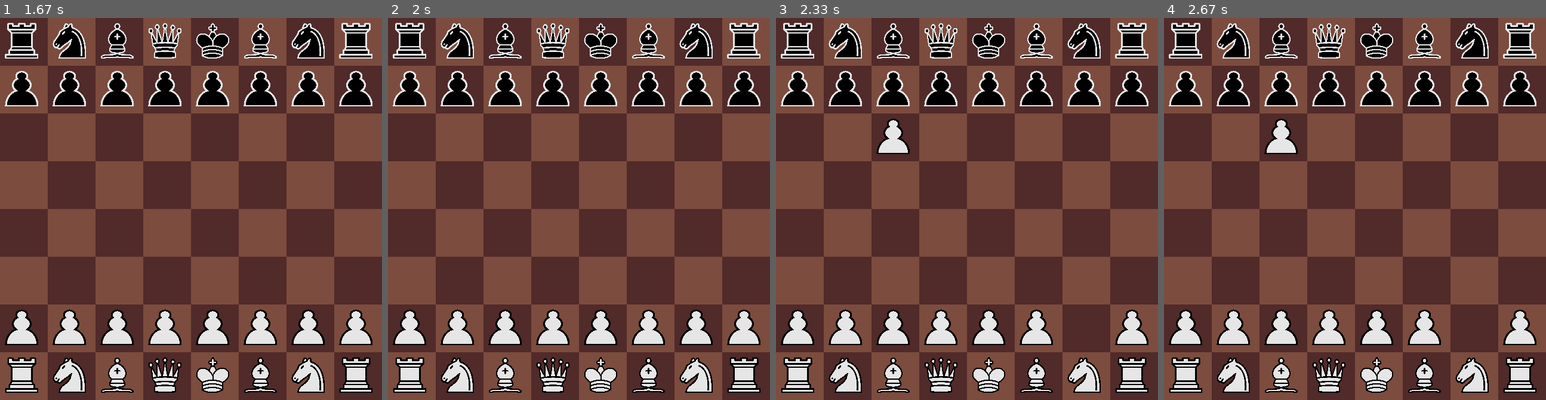
Above: before the commit, frames 1-4 (left to right).
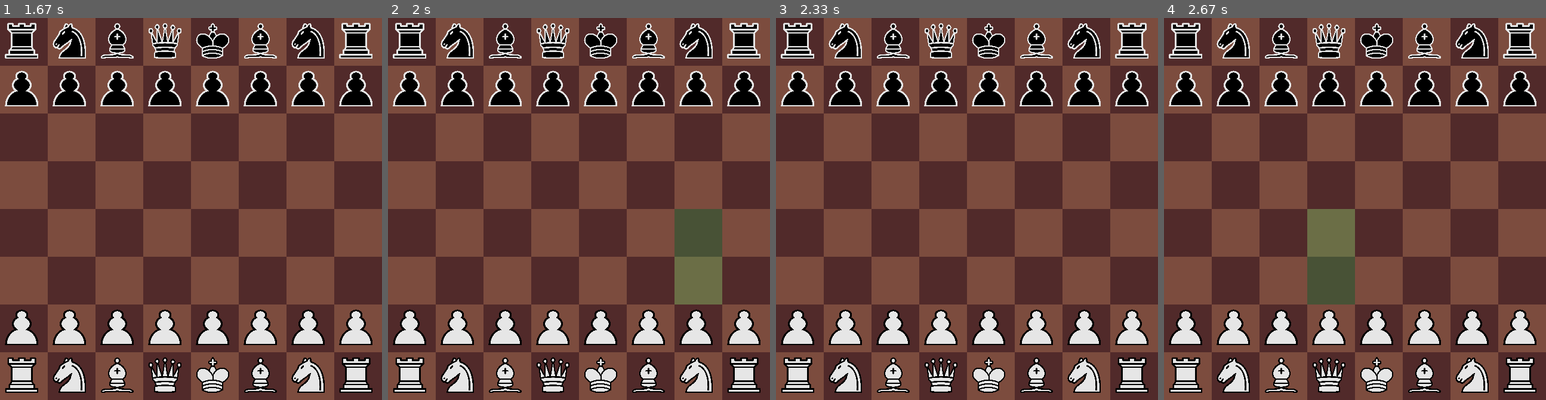
Above: after the commit, the same moments.

Repository: PrathamLalwani/PygameChess
Game: pygame game, started from main.py
The game is run twice, just before and just after one commit, with the same random seed, the same clock (stepped at 60 frames per second) and the same inputs.
Inputs (mouse positions are in pixels of both pictures, inside the frame that each line leads up to):
- Up to frame 1 (1.67 s): click (191, 209) at 0.38 s
- Up to frame 2 (2 s): click (720, 342) at 1.72 s
- Up to frame 3 (2.33 s): click (875, 132) at 2.05 s
- Up to frame 4 (2.67 s): click (1335, 308) at 2.38 s

Frame 1 is identical in both runs. In frame 2, 3.1% of the frame differs, in the area x 75-88%, y 50-75%; in frame 3, 1.0%; in frame 4, 4.1%, in the area x 26-85%, y 26-86%.

Commit message:
added functional pieces

Diff:
--- a/GameState.py
+++ b/GameState.py
@@ -1,4 +1,4 @@
-from Piece import Piece
+import piece
 
 
 INIT_BOARD = [
@@ -15,10 +15,30 @@
 
 class GameState:
     def __init__(self) -> None:
-        self.board = [
-            [Piece(INIT_BOARD[row][column], (row, column)) for column in range(len(INIT_BOARD))]
-            for row in range(len(INIT_BOARD))
-        ]
+        self.board: list([piece.Piece]) = [[None for i in range(len(INIT_BOARD))] for j in range(len(INIT_BOARD))]
+        self.board[0][0] = piece.Rook(INIT_BOARD[0][0], (0, 0))
+        self.board[0][1] = piece.Knight(INIT_BOARD[0][1], (0, 1))
+        self.board[0][2] = piece.Bishop(INIT_BOARD[0][2], (0, 2))
+        self.board[0][3] = piece.Queen(INIT_BOARD[0][3], (0, 3))
+        self.board[0][4] = piece.King(INIT_BOARD[0][4], (0, 4))
+        self.board[0][5] = piece.Bishop(INIT_BOARD[0][5], (0, 5))
+        self.board[0][6] = piece.Knight(INIT_BOARD[0][6], (0, 6))
+        self.board[0][7] = piece.Rook(INIT_BOARD[0][7], (0, 7))
+        self.board[1] = [piece.Pawn(INIT_BOARD[1][column], (1, column)) for column in range(len(INIT_BOARD))]
+        for i in range(2, 6):
+            self.board[i] = [piece.Piece("--", (i, column)) for column in range(len(INIT_BOARD))]
+
+        self.board[7][0] = piece.Rook(INIT_BOARD[7][0], (7, 0))
+        self.board[7][1] = piece.Knight(INIT_BOARD[7][1], (7, 1))
+        self.board[7][2] = piece.Bishop(INIT_BOARD[7][2], (7, 2))
+        self.board[7][3] = piece.Queen(INIT_BOARD[7][3], (7, 3))
+        self.board[7][4] = piece.King(INIT_BOARD[7][4], (7, 4))
+        self.board[7][5] = piece.Bishop(INIT_BOARD[7][5], (7, 5))
+        self.board[7][6] = piece.Knight(INIT_BOARD[7][6], (7, 6))
+        self.board[7][7] = piece.Rook(INIT_BOARD[7][7], (7, 7))
+
+        self.board[6] = [piece.Pawn(INIT_BOARD[6][column], (6, column)) for column in range(len(INIT_BOARD))]
+
         self.whiteMove = True
         self.moveLog = []
         self.whiteCanCastle = True
@@ -27,16 +47,28 @@
         self.blackScore = 0
         self.blackInCheck = False
         self.whiteInCheck = False
+        self.generateMoves()
 
     def checkPiece(self, row, column):
         return not self.board[row][column].emptyTile
 
-    def makeMove(self, initial, final):
-        piece = self.board[initial[0]][initial[1]]
-        self.board[initial[0]][initial[1]] = Piece("--", (initial[0], initial[1]))
-        piece.updatePos((final[0], final[1]))
-        self.board[final[0]][final[1]] = piece
-        self.moveLog.append(Move(piece, initial, final))
+    def makeMove(self, pieceSelected: piece.Piece, final):
+        initial = pieceSelected.currentPos
+        if final in pieceSelected.movesPossible:
+            self.board[initial[0]][initial[1]] = piece.Piece("--", (initial[0], initial[1]))
+            pieceSelected.updatePos((final[0], final[1]))
+            self.board[final[0]][final[1]] = pieceSelected
+            self.moveLog.append(Move(pieceSelected, initial, final))
+            self.generateMoves()
+            self.whiteMove = not self.whiteMove
+            return True
+        return False
+
+    def generateMoves(self):
+        for row in range(len(self.board)):
+            for column in range(len(self.board)):
+                self.board[row][column].clearMoves()
+                self.board[row][column].generateMoves(self.board)
 
 
 class Move:
--- a/Piece.py
+++ /dev/null
@@ -1,54 +0,0 @@
-PIECE_INFO = {"p": "pawn", "c": "king", "k": "knight", "q": "queen", "r": "rook", "b": "bishop"}
-
-
-class Piece:
-    def __init__(self, piece, position):
-        if piece == "--":
-            self.emptyTile = True
-        else:
-            self.piece = PIECE_INFO[piece[1]]
-            self.isWhite = False if piece[0] == "b" else True
-            self.currentPos = position
-            self.emptyTile = False
-            self.moveHistory = []
-        self.imageString = piece
-
-    def updatePos(self, position):
-        self.moveHistory.append(self.currentPos)
-        self.currentPos = position
-
-    def getMoves(self):
-        return []
-
-
-class Pawn(Piece):
-    def __init__(self, piece, position):
-        super().__init__(piece, position)
-
-    def getMoves(self, board):
-        if len(self.moveHistory) == 0:
-            (row, column) = self.currentPos
-            if self.isWhite:
-                return [(row - 1, column), (row - 2, column)]
-            else:
-                return [(row + 1, column), (row - 2, column)]
-
-
-class Rook(Piece):
-    def __init__(self, piece, position):
-        super().__init__(piece, position)
-
-
-class Bishop(Piece):
-    def __init__(self, piece, position):
-        super().__init__(piece, position)
-
-
-class King(Piece):
-    def __init__(self, piece, position):
-        super().__init__(piece, position)
-
-
-class Queen(Piece):
-    def __init__(self, piece, position):
-        super().__init__(piece, position)
--- a/main.py
+++ b/main.py
@@ -2,6 +2,7 @@
 import pygame as p
 import os
 from GameState import GameState
+from piece import Piece
 
 PIECES = {"br", "bk", "bb", "bq", "bc", "bp", "wr", "wk", "wb", "wq", "wc", "wp"}
 MAX_FPS = 30
@@ -35,19 +36,52 @@
                 screen.blit(BLACK_SQUARE, (column * SQUARE_SIZE, row * SQUARE_SIZE))
             else:
                 screen.blit(WHITE_SQUARE, (column * SQUARE_SIZE, row * SQUARE_SIZE))
+    drawPieces(screen)
+
+
+def drawPieces(screen):
+    board = GAME_STATE.board
+    for row in range(NSQUARE):
+        for column in range(NSQUARE):
             if board[row][column].imageString in IMAGES:
-                for (x, y) in board[row][column].getMoves():
-                    print('hey')
-                    screen.blit(
-                        p.draw.rect(
-                            p.Rect(column * SQUARE_SIZE, row * SQUARE_SIZE, SQUARE_SIZE, SQUARE_SIZE),
-                            p.Color("white"),
-                        ),
-                        (column * SQUARE_SIZE , row * SQUARE_SIZE )
-                    )
+                if board[row][column].isSelected:
+                    for (x, y) in board[row][column].movesPossible:
+                        image = p.Surface((SQUARE_SIZE, SQUARE_SIZE))
+                        image.set_alpha(50)
+                        image.fill((39, 251, 107))
+                        screen.blit(image, (y * SQUARE_SIZE, x * SQUARE_SIZE))
+
                 screen.blit(
-                    IMAGES[board[row][column].imageString], (column * SQUARE_SIZE + OFFSET, row * SQUARE_SIZE + OFFSET)
+                    IMAGES[board[row][column].imageString],
+                    (column * SQUARE_SIZE + OFFSET, row * SQUARE_SIZE + OFFSET),
                 )
+
+
+def handleMouseClick(e, pieceSelected: Piece, landingSelected):
+    position = e.pos
+    column = position[0] // SQUARE_SIZE
+    row = position[1] // SQUARE_SIZE
+    pieceClicked: Piece = GAME_STATE.board[row][column]
+    if not pieceSelected:
+        if not pieceClicked.emptyTile and GAME_STATE.whiteMove == pieceClicked.isWhite:
+            pieceSelected = pieceClicked
+            pieceSelected.selectPiece()
+    else:
+        if pieceSelected == pieceClicked:
+            pieceSelected.unselectPiece()
+            pieceSelected = ()
+        elif not pieceClicked.emptyTile and pieceSelected.isWhite == pieceClicked.isWhite:
+            pieceSelected.unselectPiece()
+            pieceSelected = pieceClicked
+            pieceSelected.selectPiece()
+
+        if pieceClicked.emptyTile:
+            landingSelected = (row, column)
+            pieceSelected.unselectPiece()
+            if GAME_STATE.makeMove(pieceSelected, landingSelected):
+                pieceSelected = None
+                landingSelected = ()
+    return (pieceSelected, landingSelected)
 
 
 def main():
@@ -57,7 +91,7 @@
     loadImages()
     screen.fill(WHITE)
     running = True
-    pieceSelected = ()
+    pieceSelected: Piece = ()
     landingSelected = ()
     while running:
         clock.tick(MAX_FPS)
@@ -67,21 +101,7 @@
             if e.type == p.QUIT:
                 running = False
             if e.type == p.MOUSEBUTTONDOWN:
-                position = e.pos
-                column = position[0] // SQUARE_SIZE
-                row = position[1] // SQUARE_SIZE
-                if len(pieceSelected) == 0:
-                    if GAME_STATE.checkPiece(row, column):
-                        pieceSelected = (row, column)
-                elif pieceSelected == (row, column):
-                    pieceSelected = ()
-                else:
-                    if not GAME_STATE.checkPiece(row, column):
-                        landingSelected = (row, column)
-                        print(pieceSelected, landingSelected)
-                        GAME_STATE.makeMove(pieceSelected, landingSelected)
-                        pieceSelected = ()
-                        landingSelected = ()
+                (pieceSelected, landingSelected) = handleMouseClick(e, pieceSelected, landingSelected)
 
         p.display.update()
 
--- /dev/null
+++ b/piece.py
@@ -0,0 +1,205 @@
+from pyparsing import col
+
+
+PIECE_INFO = {"p": "pawn", "c": "king", "k": "knight", "q": "queen", "r": "rook", "b": "bishop"}
+
+
+class Piece:
+    def __init__(self, piece, position):
+        if piece == "--":
+            self.emptyTile = True
+        else:
+            self.piece = PIECE_INFO[piece[1]]
+            self.isWhite = False if piece[0] == "b" else True
+            self.currentPos = position
+            self.emptyTile = False
+            self.hasMoved = False
+            self.isSelected = False
+            self.movesPossible: set[tuple[int, int]] = set()
+        self.imageString = piece
+
+    def updatePos(self, position):
+        if not self.hasMoved:
+            self.hasMoved = True
+        self.currentPos = position
+
+    def generateMoves(self, board):
+        pass
+
+    def clearMoves(self):
+        self.movesPossible = set()
+
+    def selectPiece(self):
+        self.isSelected = True
+
+    def unselectPiece(self):
+        self.isSelected = False
+
+    def checkValidCoordinate(self, pos, board):
+        row = pos[0]
+        column = pos[1]
+        if (
+            row < len(board)
+            and row >= 0
+            and column < len(board)
+            and column >= 0
+            and (board[row][column].emptyTile or self.isWhite != board[row][column].isWhite)
+        ):
+            return True
+        return False
+
+
+class Pawn(Piece):
+    def __init__(self, piece, position):
+        super().__init__(piece, position)
+
+    def addIf(self, positions, board):
+        for position in positions:
+            row = position[0]
+            column = position[1]
+            if self.checkValidCoordinate((row, column), board):
+                moveToMake: Piece = board[row][column]
+                cond1 = self.currentPos[1] == column and moveToMake.emptyTile
+                cond2 = (
+                    abs(self.currentPos[0] - row) == 1
+                    and abs(self.currentPos[1] - column) == 1
+                    and not moveToMake.emptyTile
+                    and moveToMake.isWhite != self.isWhite
+                )
+                if cond1 or cond2:
+                    self.movesPossible.add((row, column))
+
+    def generateMoves(self, board):
+        (row, column) = self.currentPos
+
+        if not self.hasMoved:
+            if self.isWhite:
+                self.addIf([(row - 1, column), (row - 2, column), (row - 1, column + 1), (row - 1, column - 1)], board)
+            else:
+                self.addIf([(row + 1, column), (row + 2, column), (row + 1, column + 1), (row + 1, column - 1)], board)
+
+        else:
+            if self.isWhite:
+                self.addIf([(row - 1, column), (row - 1, column + 1), (row - 1, column - 1)], board)
+            else:
+                self.addIf([(row + 1, column), (row + 1, column + 1), (row + 1, column - 1)], board)
+
+
+class Rook(Piece):
+    def __init__(self, piece, position):
+        super().__init__(piece, position)
+
+    def addIf(self, positions, board):
+        for position in positions:
+            row = position[0]
+            column = position[1]
+
+            if self.checkValidCoordinate((row, column), board):
+                moveToMake: Piece = board[row][column]
+                self.movesPossible.add((row, column))
+                if not moveToMake.emptyTile:
+                    break
+            else:
+                break
+
+    def generateMoves(self, board):
+        (row, column) = self.currentPos
+        Rook.addIf(self, [(row + i, column) for i in range(1, 8)], board)
+        Rook.addIf(self, [(row - i, column) for i in range(1, 8)], board)
+        Rook.addIf(self, [(row, column - i) for i in range(1, 8)], board)
+        Rook.addIf(self, [(row, column + i) for i in range(1, 8)], board)
+
+
+class Bishop(Piece):
+    def __init__(self, piece, position):
+        super().__init__(piece, position)
+
+    def addIf(self, positions, board):
+        print(positions)
+        for position in positions:
+            row = position[0]
+            column = position[1]
+
+            if self.checkValidCoordinate((row, column), board):
+                moveToMake: Piece = board[row][column]
+                cond1 = abs(self.currentPos[1] - column) == abs(self.currentPos[0] - row)
+                if cond1:
+                    self.movesPossible.add((row, column))
+                    if not moveToMake.emptyTile:
+                        break
+            else:
+                break
+
+    def generateMoves(self, board):
+        (row, column) = self.currentPos
+
+        Bishop.addIf(self, [(row + i, column + i) for i in range(1, 8)], board)
+        Bishop.addIf(self, [(row + i, column - i) for i in range(1, 8)], board)
+        Bishop.addIf(self, [(row - i, column + i) for i in range(1, 8)], board)
+        Bishop.addIf(self, [(row - i, column - i) for i in range(1, 8)], board)
+
+
+class King(Piece):
+    def __init__(self, piece, position):
+        super().__init__(piece, position)
+
+    def addIf(self, positions, board):
+        for position in positions:
+            row = position[0]
+            column = position[1]
+
+            if self.checkValidCoordinate((row, column), board):
+                print(position)
+                self.movesPossible.add((row, column))
+
+    def generateMoves(self, board):
+        (row, column) = self.currentPos
+        x = [
+            (row - 1, column - 1),
+            (row - 1, column),
+            (row - 1, column + 1),
+            (row, column + 1),
+            (row, column - 1),
+            (row + 1, column),
+            (row + 1, column - 1),
+            (row + 1, column + 1),
+        ]
+        self.addIf(x, board)
+
+
+class Queen(Bishop, Rook):
+    def __init__(self, piece, position):
+        Piece.__init__(self, piece, position)
+
+    def generateMoves(self, board):
+        Rook.generateMoves(self, board)
+        print(self.movesPossible)
+        Bishop.generateMoves(self, board)
+
+
+class Knight(Piece):
+    def __init__(self, piece, position):
+        super().__init__(piece, position)
+
+    def addIf(self, positions, board):
+        for position in positions:
+            row = position[0]
+            column = position[1]
+
+            if self.checkValidCoordinate((row, column), board):
+                print(position)
+                self.movesPossible.add((row, column))
+
+    def generateMoves(self, board):
+        (row, column) = self.currentPos
+        x = [
+            (row - 2, column + 1),
+            (row - 2, column - 1),
+            (row - 1, column -2),
+            (row + 1, column -2),
+            (row -1, column + 2),
+            (row + 1, column+2),
+            (row + 2, column - 1),
+            (row + 2, column + 1),
+        ]
+        self.addIf(x, board)
Not shown, added: test.ipynb
